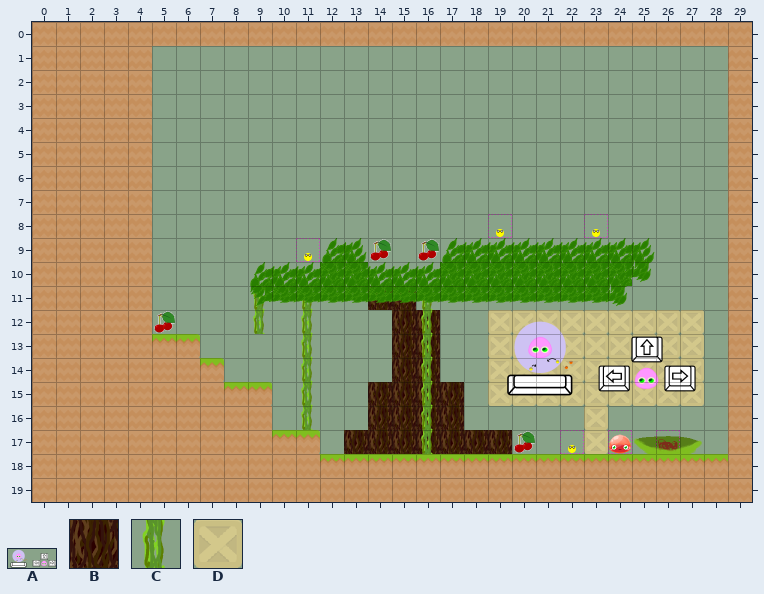
Tiled map -- assets_src/map1.tmx. The picture above was drawn from the file before the commit.
Cells are 48x48 px. Shown: x 0..29, y 0..19.
Key: from "images": A 0 "help-desktop"; from "tiles": B 7, C 8, D 12.
_ is an empty cell.
Objects are placed by their top-left corner, in cells (3,4 is the top-left corner of cell 3,4); size is 1x1 cell unless given.
Layers that did not change in this view are not listed.
Layer "Background" before, first column x 5:
 3 _________________
 4 _________________
 5 _________________
 6 _________________
 7 _________________
 8 _________________
 9 _________________
10 _________________
11 ____C_C__BBC_____
12 __________BB_____
13 __________BB_____
Layer "Help sign" before, first column x 10:
 4 ____________________
 5 ____________________
 6 ____________________
 7 ____________________
 8 ____________________
 9 ____________________
10 ____________________
11 ____________________
12 _________DDDDDDDDD__
13 _________DDDDDDDDD__
14 _________DDDDDDDDD__
15 _________DDDDDDDDD__
16 _____________D______
17 _____________D______
18 ____________________
19 ____________________
Layer "Foreground" before, first column x 7:
 4 _______________
 5 _______________
 6 _______________
 7 _______________
 8 _______________
 9 _______________
10 _______________
11 _______________
12 __C_C____C_____
13 ____C____C_____
14 ____C____C_____
15 ____C____C_____
16 ____C____C_____
17 _________C_____
18 _______________
19 _______________
Objects on layer "Help desktop" before:
A "help-desktop" at 19.4,12.3 size 8.3x3.3
Now the later version:
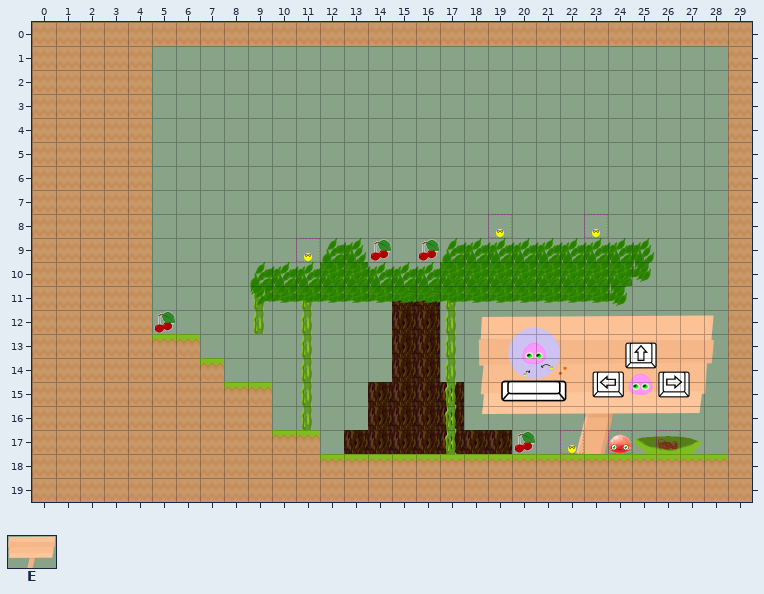
Further tiles: from "images": E 2 "sign".
Commit: Added a wooden sign to display help on level 1
The edit:
Changed rows in their new state; . is an unchanged cell.
Layer "Help sign" (added):
added: E "sign" at 18.5,12.1 size 10x6.2
Layer "Background":
first column x 14:
11 _.BC
Layer "Help sign" (removed):
first column x 19:
12 _________
13 _________
14 _________
15 _________
16 ...._....
17 ...._....
Layer "Help desktop":
changed: A "help-desktop" at 19.4,12.3 size 8.3x3.3 -> A "help-desktop" at 19.1,12.6 size 8.3x3.3
Layer "Foreground":
first column x 16:
12 _C
13 _C
14 _C
15 _C
16 _C
17 _C
Changed places in both pictures, as pixel boxes (x1, y1, x2, y2):
removed: (368, 286, 392, 310)
changed: (416, 286, 457, 454)
changed: (478, 310, 714, 454)
